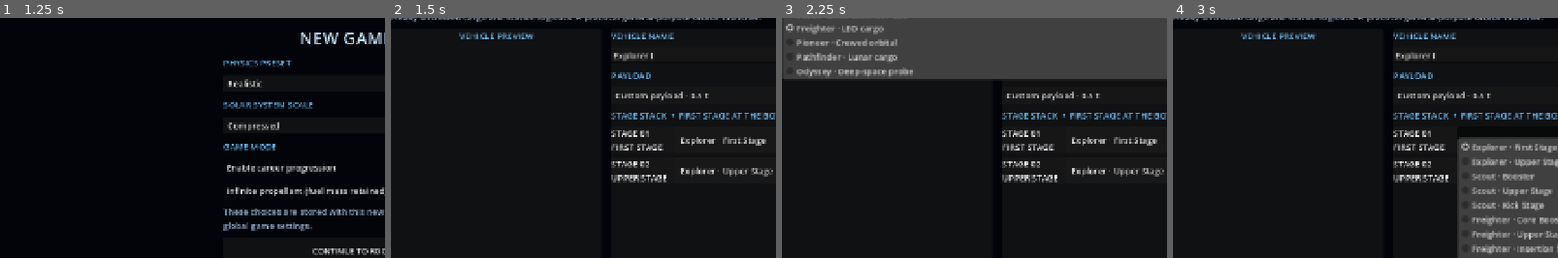
Above: before the commit, frames 1-4 (left to right).
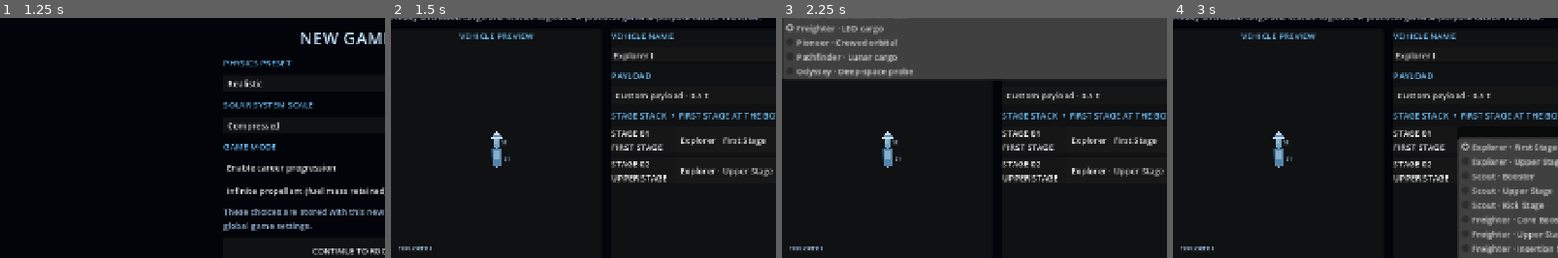
Above: after the commit, the same moments.

Repository: Blagos1195/Gravity-simulator
Game: Godot game, scene res://scenes/main.tscn
Same seed, same stepped clock (60 frames per second), same inputs: the game is played once before the commit and once after it.
Inputs:
- Up to frame 1 (1.25 s): click "NEW GAME" at 0.5 s
- Up to frame 2 (1.5 s): click "CONTINUE TO ROCKET BUILDER" at 1.25 s
- Up to frame 3 (2.25 s): click "Freighter · LEO cargo" at 2 s
- Up to frame 4 (3 s): click "Explorer · First Stage" at 2.75 s
The pictures show only the part of the screen within x 1-51%, y 20-70%; the shares and areas given below are measured in that part.

Frame 1 is identical in both runs. In frame 2, 0.5% of the frame differs, in the area x 2-31%, y 47-97%; in frame 3, 0.5%; in frame 4, 0.5%.
Error before the commit: Parse Error: Cannot infer the type of "booster_x" variable because the value doesn't have a set type. (res://scripts/rocket_visual.gd:105)

Commit message:
Fix booster render coordinate typing

Diff:
--- a/Gravity/scripts/rocket_visual.gd
+++ b/Gravity/scripts/rocket_visual.gd
@@ -102,7 +102,7 @@
 			if booster_color_data is Array and booster_color_data.size() == 3:
 				booster_color = Color(float(booster_color_data[0]), float(booster_color_data[1]), float(booster_color_data[2]))
 			for side in [-1.0, 1.0]:
-				var booster_x := side * booster_offset
+				var booster_x: float = float(side) * booster_offset
 				_polygon(canvas, origin, [Vector2(booster_x - booster_half, booster_y), Vector2(booster_x + booster_half, booster_y), Vector2(booster_x + booster_half * 0.88, booster_y + booster_height), Vector2(booster_x - booster_half * 0.88, booster_y + booster_height)], rotation, scale, booster_color)
 				_line(canvas, origin, Vector2(booster_x - booster_half, booster_y + booster_height * 0.76), Vector2(booster_x + booster_half, booster_y + booster_height * 0.76), rotation, scale, Color(0.18, 0.32, 0.43), 1.0)
 				_polygon(canvas, origin, [Vector2(booster_x - booster_half * 0.55, booster_y + booster_height), Vector2(booster_x + …(245 unchanged characters)…
